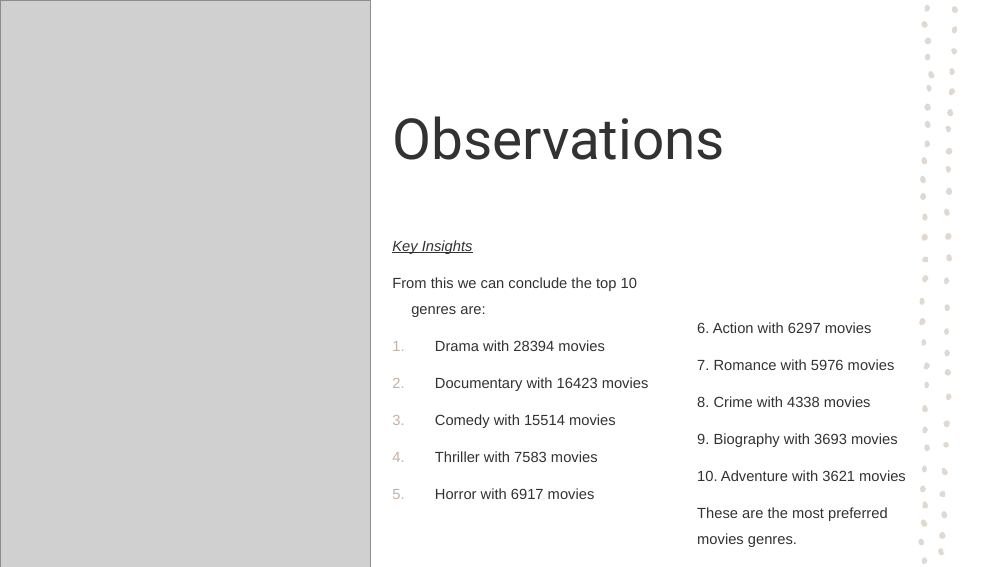
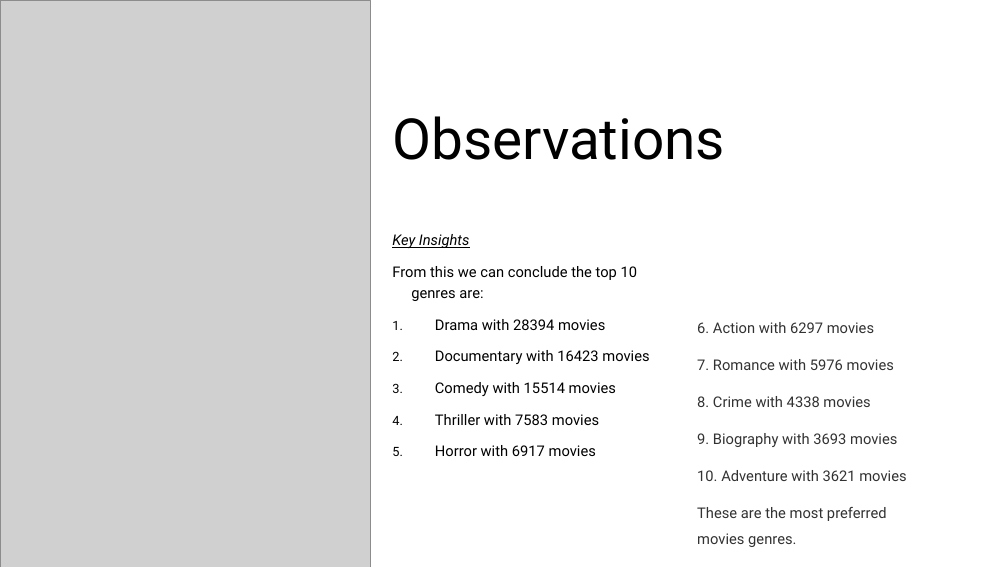
Before and after one commit to Rodgerdev/movies_data_project, a slide deck: slide 10 of Power point presentation/Box_Office_Trend_Analysis.pptx. Drawn at 1008x567 pixels with LibreOffice and Linux fonts; fonts in the diff are those of the drawing; grey boxes stand for pictures. Boxes give left, top, right and bottom in pixels: in the first picture for what was removed or moved away, otherwise in the second. Text is boxed around its words. In the diff, an @@ line names an element or a change of style, - is before the commit and + after.

```diff
--- a/Power point presentation/Box_Office_Trend_Analysis.pptx
+++ b/Power point presentation/Box_Office_Trend_Analysis.pptx
@@ title "Observations" at bbox=[392, 116, 725, 160]: text colour #323232 to #000000 @@
@@ text "Key Insights" at bbox=[392, 234, 649, 456]: font Arial to Roboto, text colour #323232 to #000000; line spacing 1.5 to 1.2 @@
@@ text "6. Action with 6297 movies" at bbox=[697, 322, 906, 547]: font Arial to Roboto @@
@@ group removed at bbox=[918, 2, 959, 565]: 57 freeform shapes @@
```
Also in this commit, not shown: 20 other slides changed, 2 other files.
